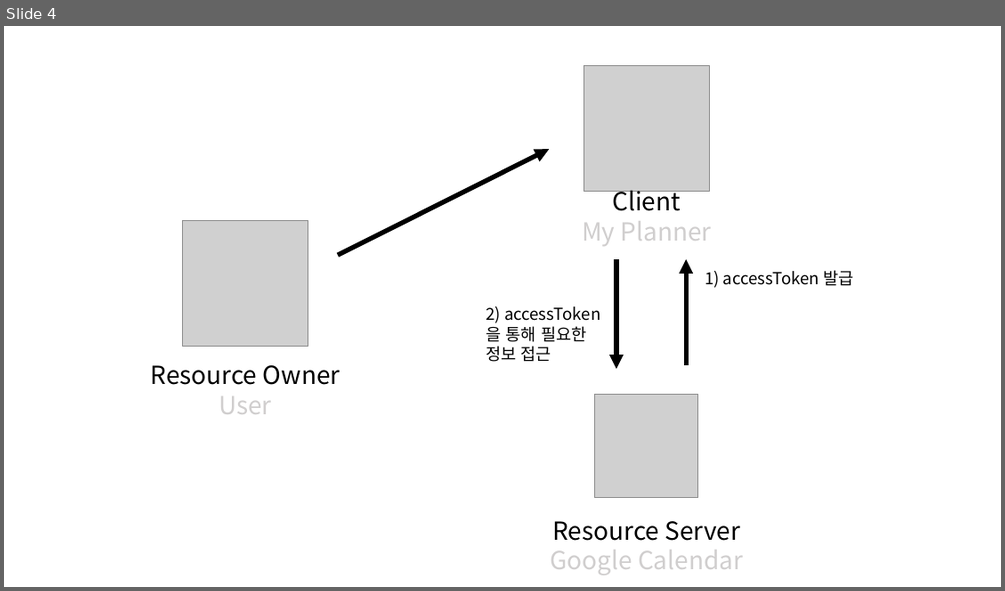
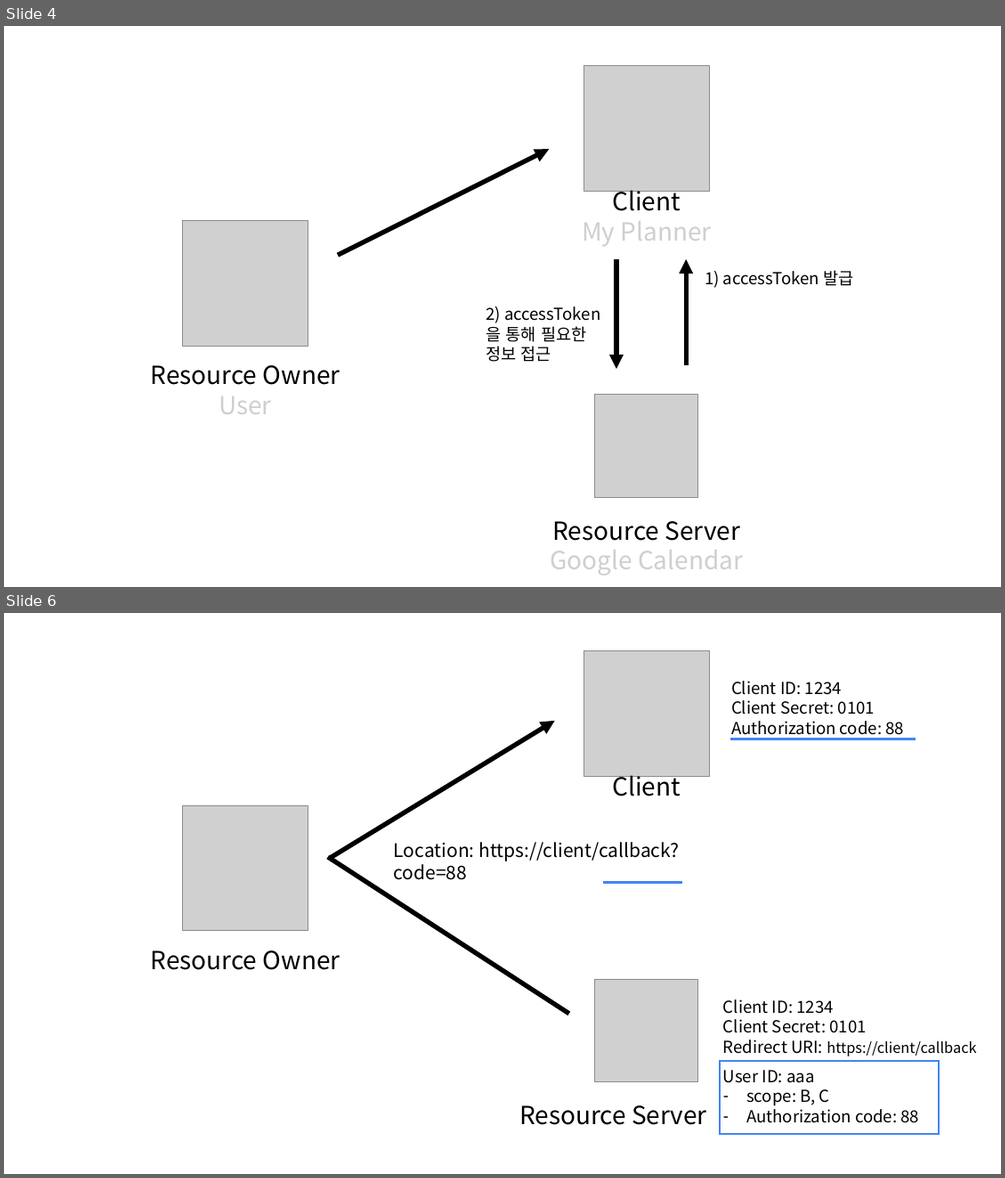
Before and after one commit to jamieintech/What-I-Learned, a slide deck: SECURITY/img/img src.pptx. Shown one above the other, each under a label of ours: slide 4 before the commit, slides 4 and 6 after it; the slides between them are not shown. The pictures are 1005x591 and 1005x1178 pixels, drawn with LibreOffice and Linux fonts; fonts in the diff are those of the drawing; grey boxes stand for pictures. Boxes give left, top, right and bottom in pixels: in the first picture for what was removed or moved away, otherwise in the second. Text is boxed around its words. In the diff, an @@ line names an element or a change of style, - is before the commit and + after.

```diff
--- a/SECURITY/img/img src.pptx
+++ b/SECURITY/img/img src.pptx
@@ slide 6 added at bbox=[4, 613, 1001, 1174], background #FFFFFF @@
@@ group added at bbox=[151, 651, 976, 1134]: 6 texts, 3 pictures, 3 lines, 1 rectangle, 1 arrow @@
+Resource Owner
+Client
+Resource Server
+Client ID: 1234
+Client Secret: 0101
+Authorization code: 88
+Client ID: 1234
+Client Secret: 0101
+Redirect URI: https://client/callback
+User ID: aaa
+– scope: B, C
+– Authorization code: 88
+Location: https://client/callback?code=88
```
Also in this commit, not shown: 1 slide changed, 9 other files.
